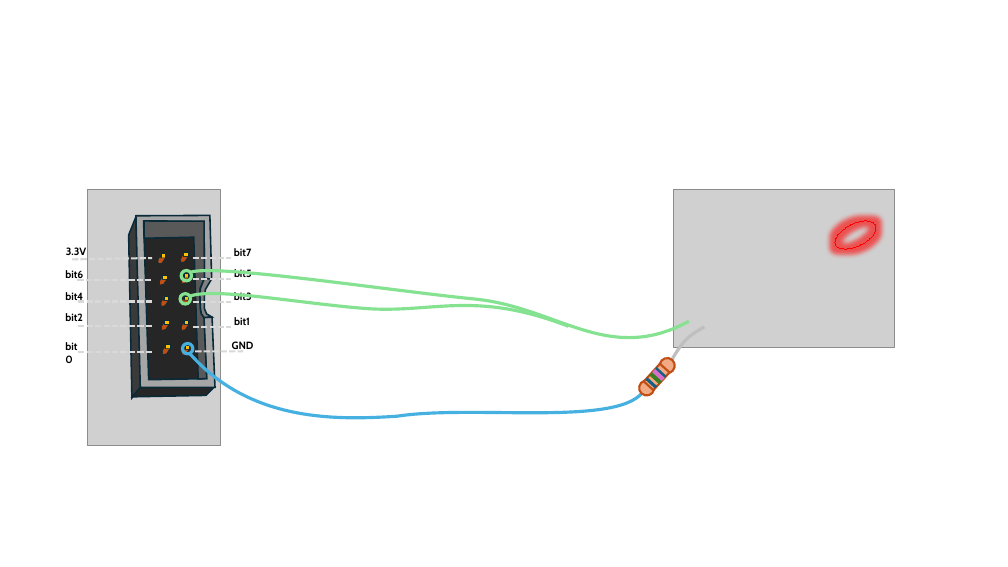
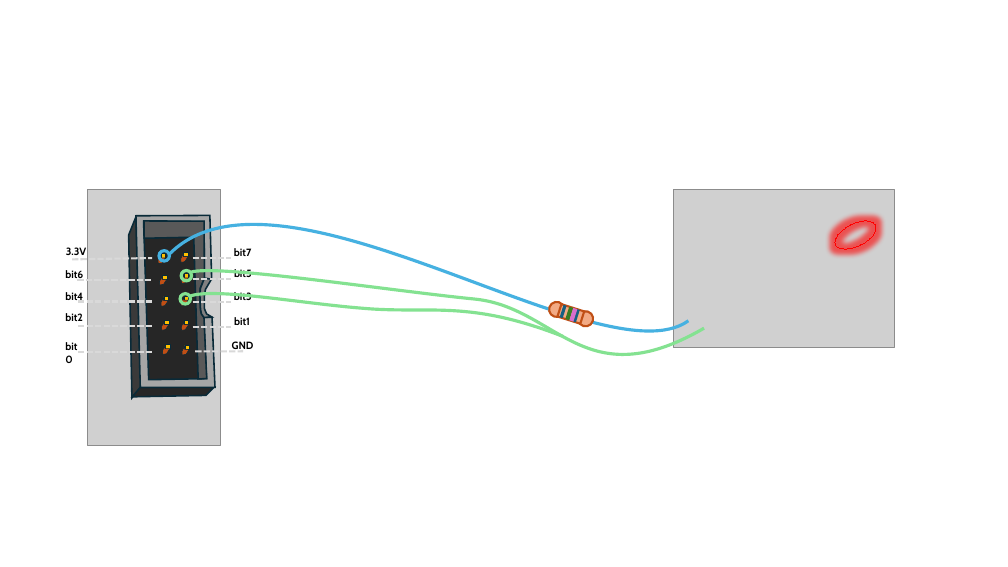
Before and after one commit to elias-at-chalmers/mop-lecture_notes-mirror, a slide deck: slide 15 of images/figures.pptx. Drawn at 1008x567 pixels with LibreOffice and Linux fonts; fonts in the diff are those of the drawing; grey boxes stand for pictures. Boxes give left, top, right and bottom in pixels: in the first picture for what was removed or moved away, otherwise in the second. Text is boxed around its words. In the diff, an @@ line names an element or a change of style, - is before the commit and + after.

```diff
--- a/images/figures.pptx
+++ b/images/figures.pptx
@@ freeform shape: place and size @@
-freeform shape at (190,353,643,418)
+freeform shape at (169,225,689,331)
@@ ellipse: place and size @@
-ellipse at (182,343,193,354)
+ellipse at (159,251,169,262)
@@ freeform shape: place and size @@
-freeform shape at (191,293,569,326)
+freeform shape at (191,293,563,337)
@@ freeform shape: place and size @@
-freeform shape at (191,271,689,338)
+freeform shape at (191,271,704,355)
@@ rotation 312 to 17 degrees in 3 elements at (577,310,596,329), (557,304,584,324), (547,300,566,319) @@
@@ line moved from (647, 379) - (656, 387) to (565, 306) - (561, 318) @@
@@ line moved from (651, 374) - (661, 383) to (572, 307) - (567, 320) @@
@@ line moved from (654, 371) - (663, 380) to (575, 309) - (572, 321) @@
@@ line moved from (656, 368) - (665, 377) to (578, 309) - (575, 322) @@
@@ freeform shape removed at (671,327,704,360) @@
```
Also in this commit, not shown: 1 other file.
